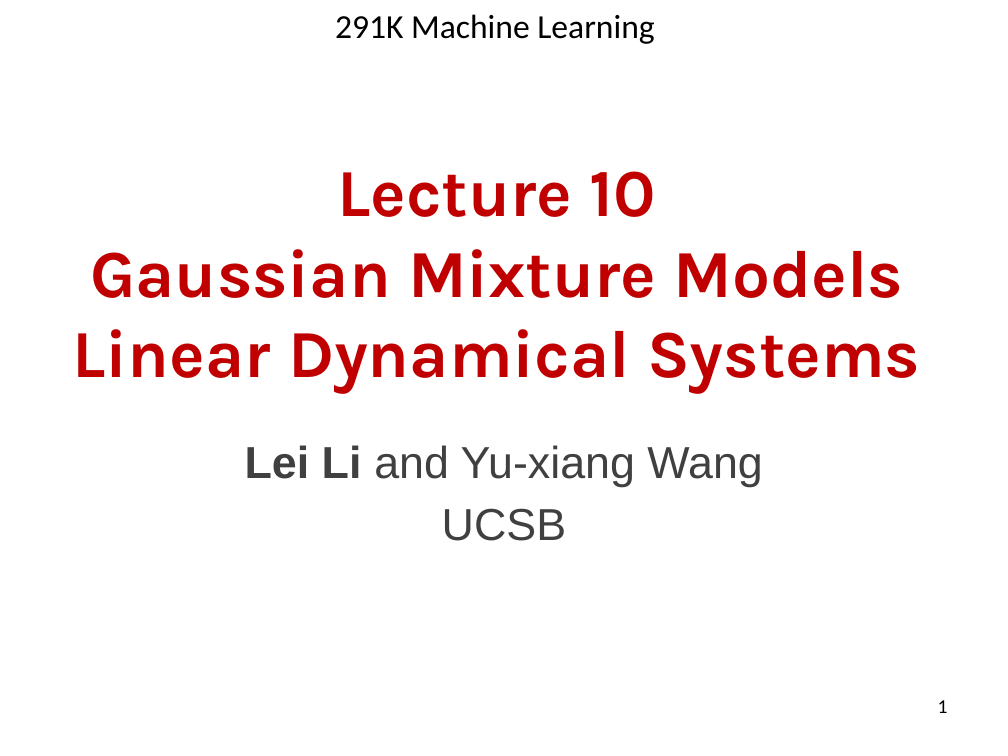
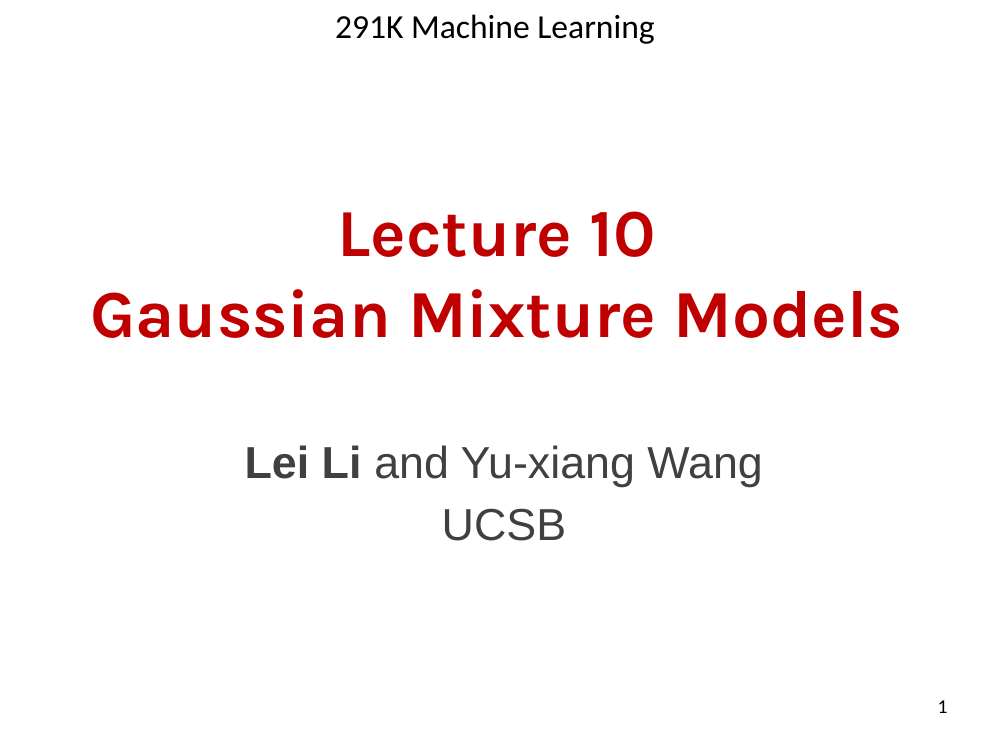
Before and after one commit to lileicc/ucsbcs291k_machine_learning_fall2022, a slide deck: slide 1 of lectures/10_gmm_annotated.pptx. Drawn at 1008x756 pixels with LibreOffice and Linux fonts; fonts in the diff are those of the drawing. Boxes give left, top, right and bottom in pixels: in the first picture for what was removed or moved away, otherwise in the second. Text is boxed around its words. In the diff, an @@ line names an element or a change of style, - is before the commit and + after.

```diff
--- a/lectures/10_gmm_annotated.pptx
+++ b/lectures/10_gmm_annotated.pptx
@@ title at (90,211,903,338): text changed @@
-Lecture 10
-Gaussian Mixture Models
-Linear Dynamical Systems
+Lecture 10
+Gaussian Mixture Models
```
Also in this commit, not shown: 6 other slides changed, 1 slide added, 6 slides removed, 4 other files.
